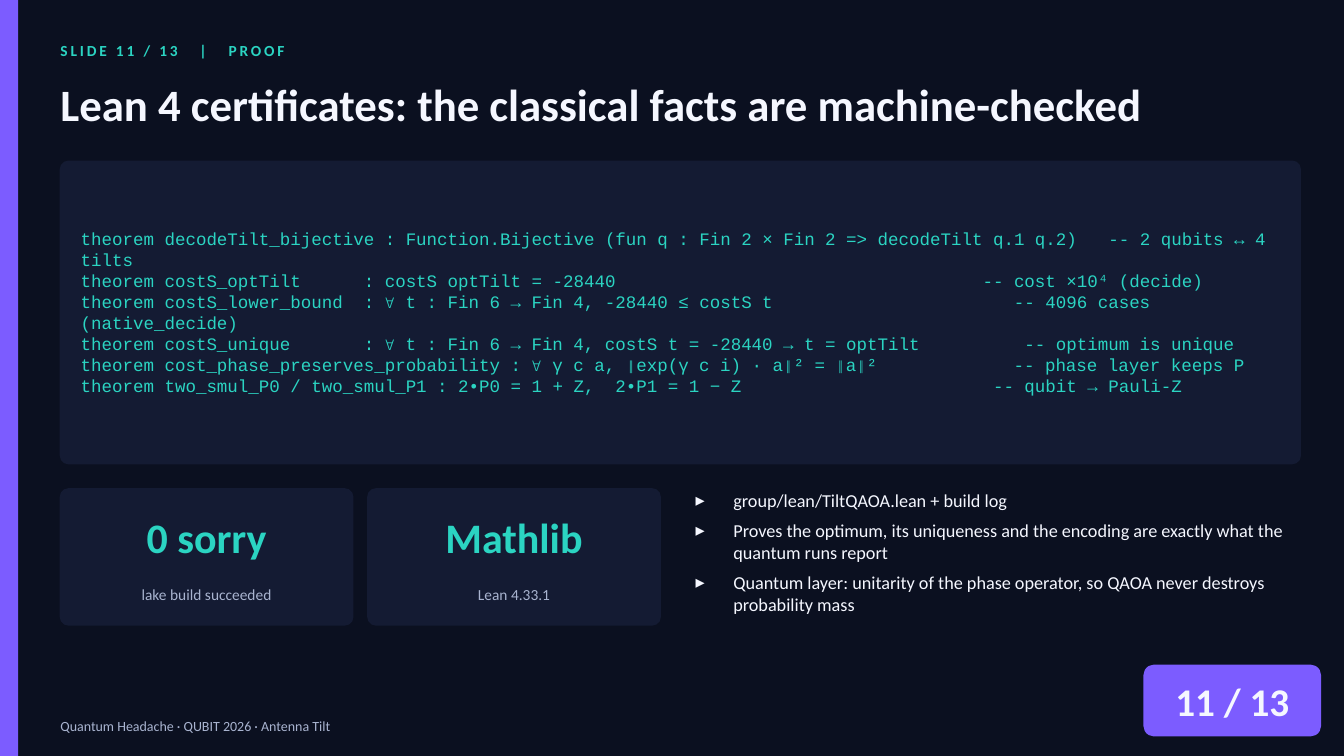
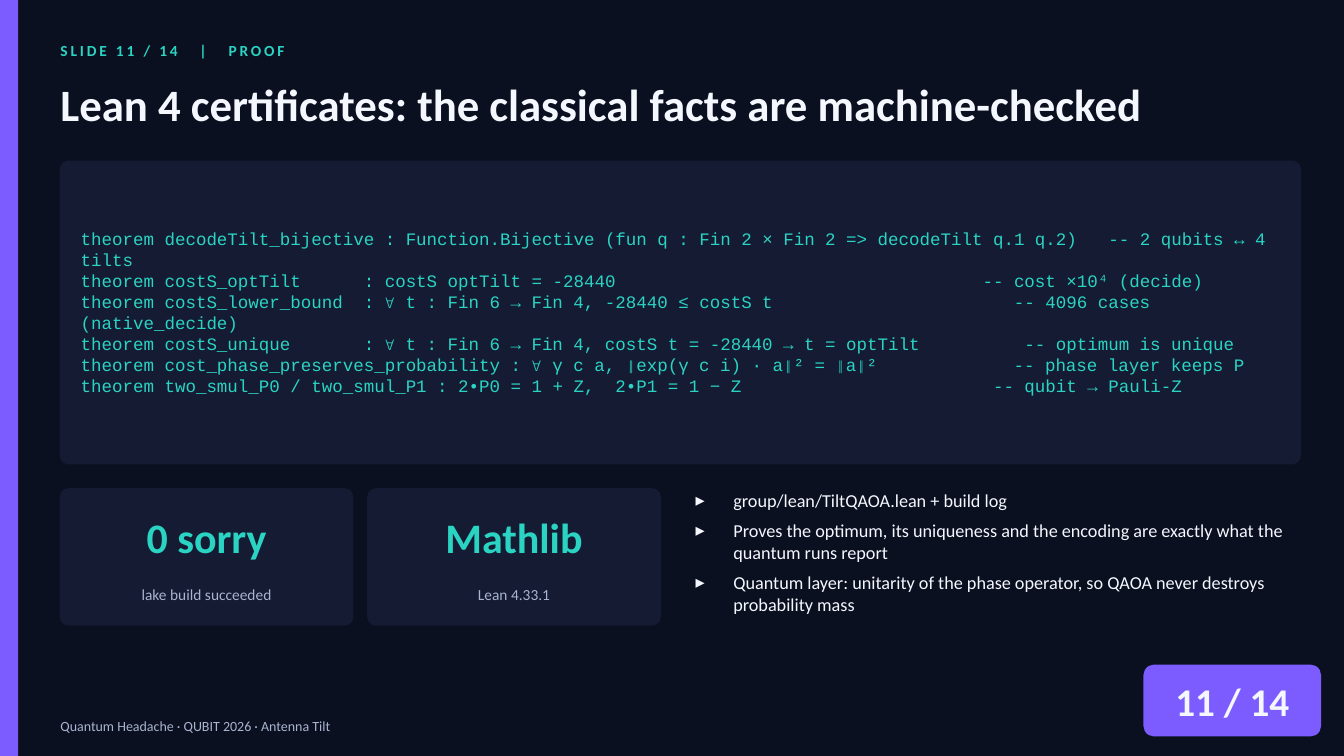
Before and after one commit to zuwasi/quantum-headache-antenna-tilt, a slide deck: slide 11 of presentation/QuantumHeadache_AntennaTilt.pptx. Drawn at 1344x756 pixels with LibreOffice and Linux fonts; fonts in the diff are those of the drawing. Boxes give left, top, right and bottom in pixels: in the first picture for what was removed or moved away, otherwise in the second. Text is boxed around its words. In the diff, an @@ line names an element or a change of style, - is before the commit and + after.

```diff
--- a/presentation/QuantumHeadache_AntennaTilt.pptx
+++ b/presentation/QuantumHeadache_AntennaTilt.pptx
@@ text at (60, 46, 285, 56): text changed @@
-SLIDE 11 / 13 | PROOF
+SLIDE 11 / 14 | PROOF
@@ text at (1175, 690, 1290, 716): text changed @@
-11 / 13
+11 / 14
```
Also in this commit, not shown: 12 other slides changed, 1 slide added, 3 other files.
